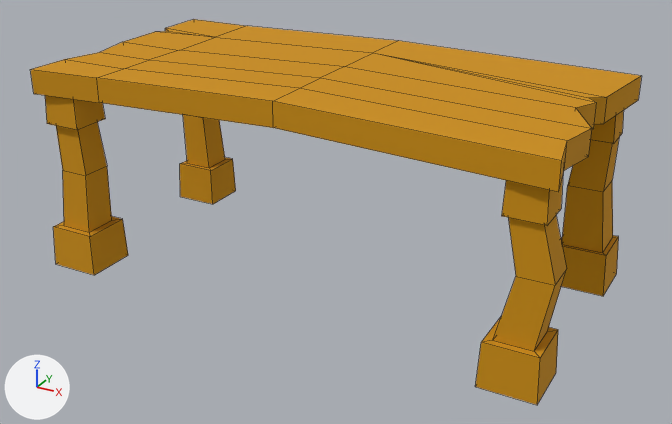
The FBX model ArtAssets/Environment/SM_Table.fbx as it was, and as the next commit left it.
Camera for both pictures: a camera (50 mm lens) standing at (1.62, -2.91, 1.71) and looking at (0.03, -0.02, 0.26). The lights are fixed; the arrows at lower left show +X, +Y and +Z. The first picture is the older version. Mesh edges are drawn as thin lines. Where no turn or scale is listed for an object, it has been applied to the vertices.

The first picture shows 'SM_Table'.
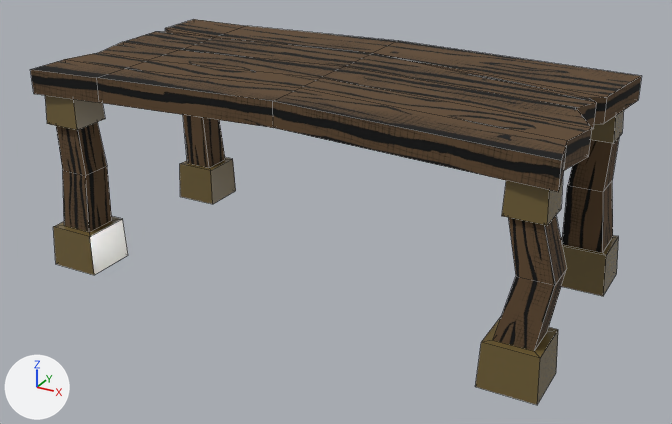
What differs and where, as boxes [x1, y1, x2, y2] in the pictures (672 x 424 px):
```json
{"object": "SM_Table", "change": "recoloured, surface changed", "before": [30, 19, 641, 405], "after": [30, 19, 641, 405], "on screen": "orange to brown"}
{"part": 1, "of": "me_mesh", "change": "recoloured", "before": [30, 19, 246, 232], "after": [30, 19, 246, 232], "on screen": "orange to brown"}
{"part": 2, "of": "me_mesh", "change": "recoloured", "before": [273, 41, 641, 351], "after": [273, 41, 641, 351], "on screen": "orange to brown"}
{"part": 3, "of": "me_mesh", "change": "recoloured", "before": [97, 26, 397, 128], "after": [97, 26, 397, 128], "on screen": "orange to brown"}
{"part": 4, "of": "me_mesh", "change": "recoloured", "before": [45, 95, 624, 405], "after": [45, 95, 624, 405]}
{"part": 5, "of": "me_mesh", "change": "surface changed", "before": [30, 19, 641, 405], "after": [30, 19, 641, 405], "on screen": "orange to brown"}
```

Edits to the scene script, one JSON object a line:
```json
{"op": "add", "block": "img_t_roomtrimsheet_diffuse_png", "code": ["img_t_roomtrimsheet_diffuse_png = load_image('T_RoomTrimSheet_Diffuse.png', '../Textures/T_RoomTrimSheet_Diffuse.png', 1024, 1024, 'sRGB')"]}
{"op": "add", "block": "img_t_woodtrimsheet_diffuse_png", "code": ["img_t_woodtrimsheet_diffuse_png = load_image('T_WoodTrimSheet_Diffuse.png', '../Textures/T_WoodTrimSheet_Diffuse.png', 1024, 1024, 'sRGB')"]}
{"op": "add", "block": "mat_roomtrimsheet", "code": ["mat_roomtrimsheet = principled_material('RoomTrimSheet')", "mat_roomtrimsheet.texture = img_t_roomtrimsheet_diffuse_png", "mat_roomtrimsheet.roughness = 0.2"]}
{"op": "add", "block": "mat_trimsheet_wood", "code": ["mat_trimsheet_wood = principled_material('TrimSheet_Wood')", "mat_trimsheet_wood.texture = img_t_woodtrimsheet_diffuse_png", "mat_trimsheet_wood.roughness = 1.0"]}
{"block": "me_mesh", "where": "me_mesh.from_pydata(...)  # 168 vertices, 154 faces; spans x -1.0..1.01, y -0.5..0.57, z 0.0..0.8"}
{"block": "me_mesh", "where": "# used by ob_sm_table; location = (0.0, 0.0, 0.0)"}
{"block": "me_mesh", "change": "me_mesh part 1: 39 of the faces centred in x -1.0..-0.83, y -0.48..0.5, z 0.28..0.8 switch from mat_trimsheet (orange #ce9000) to mat_trimsheet_wood (picture img_t_woodtrimsheet_diffuse_png)"}
{"block": "me_mesh", "change": "me_mesh part 2: 39 of the faces centred in x 0.46..0.99, y -0.46..0.53, z 0.28..0.8 switch from mat_trimsheet (orange #ce9000) to mat_trimsheet_wood (picture img_t_woodtrimsheet_diffuse_png)"}
{"block": "me_mesh", "change": "me_mesh part 3: 12 of the faces centred in x -0.35, y -0.44..0.53, z 0.71..0.8 switch from mat_trimsheet (orange #ce9000) to mat_trimsheet_wood (picture img_t_woodtrimsheet_diffuse_png)"}
{"block": "me_mesh", "change": "me_mesh part 4: 64 of the faces centred in x -1.0..1.0, y -0.5..0.5, z 0.08..0.67 switch from mat_trimsheet (orange #ce9000) to mat_roomtrimsheet (picture img_t_roomtrimsheet_diffuse_png)"}
{"block": "me_mesh", "change": "me_mesh part 5: texture (UV) coordinates of 154 of 154 faces, centred in x -1.0..1.0, y -0.5..0.53, z 0.08..0.8, changed; they spanned u 0.0..1.52, v 0.0..0.26 and now span u 0.0..3.04, v 0.06..0.76"}
```
